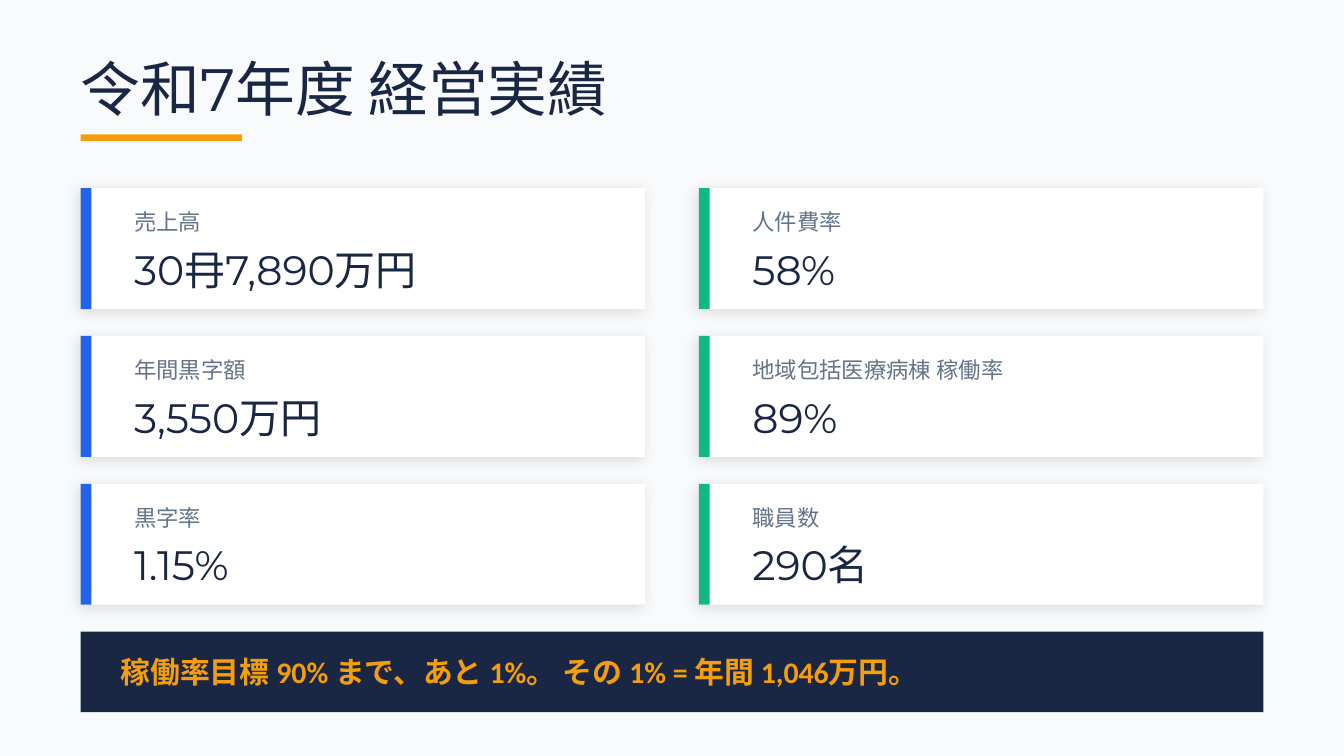
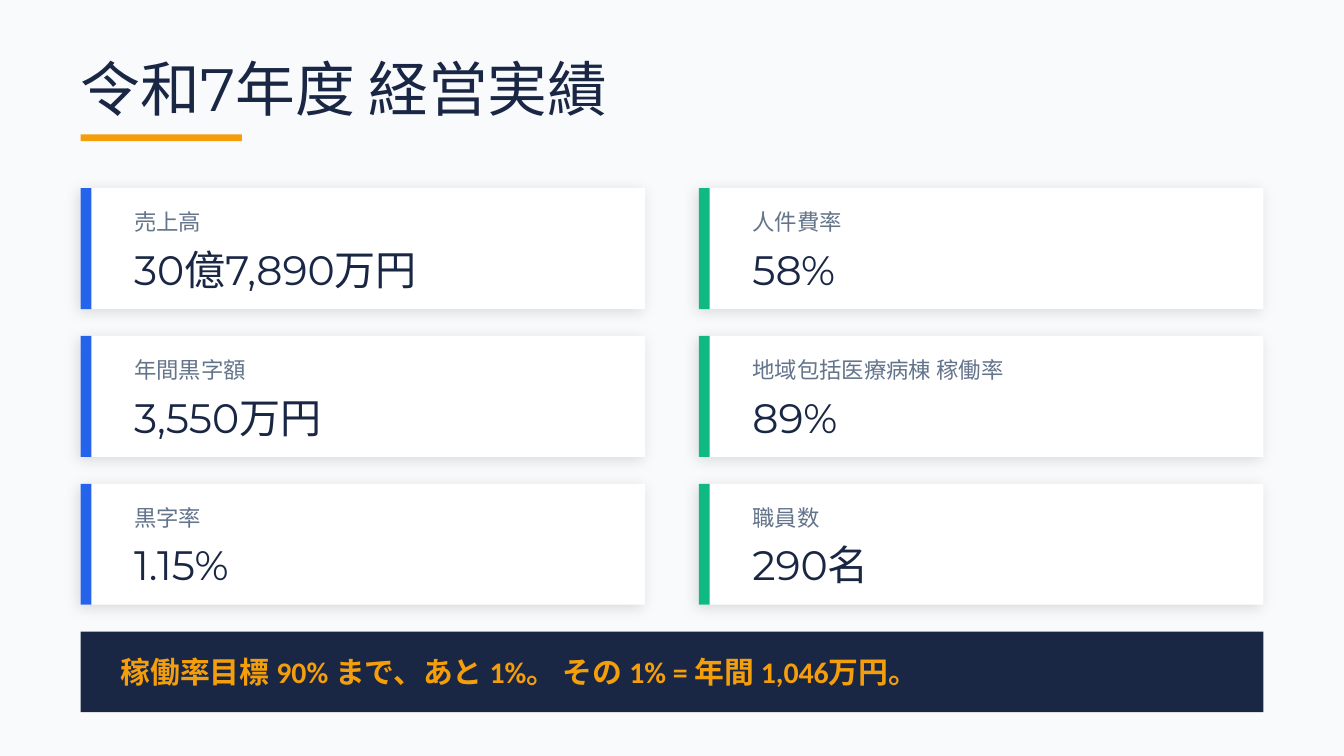
Before and after one commit to torukubota2023/bed-control-simulator, a slide deck: slide 4 of docs/admin/bed_control_evolution_presentation.pptx. Drawn at 1344x756 pixels with LibreOffice and Linux fonts; fonts in the diff are those of the drawing. Boxes give left, top, right and bottom in pixels: in the first picture for what was removed or moved away, otherwise in the second. Text is boxed around its words. In the diff, an @@ line names an element or a change of style, - is before the commit and + after.

```diff
--- a/docs/admin/bed_control_evolution_presentation.pptx
+++ b/docs/admin/bed_control_evolution_presentation.pptx
@@ text at <box>134,250,417,291</box>: text changed @@
-30冄7,890万円
+30億7,890万円
```
Also in this commit, not shown: 10 other slides changed.
